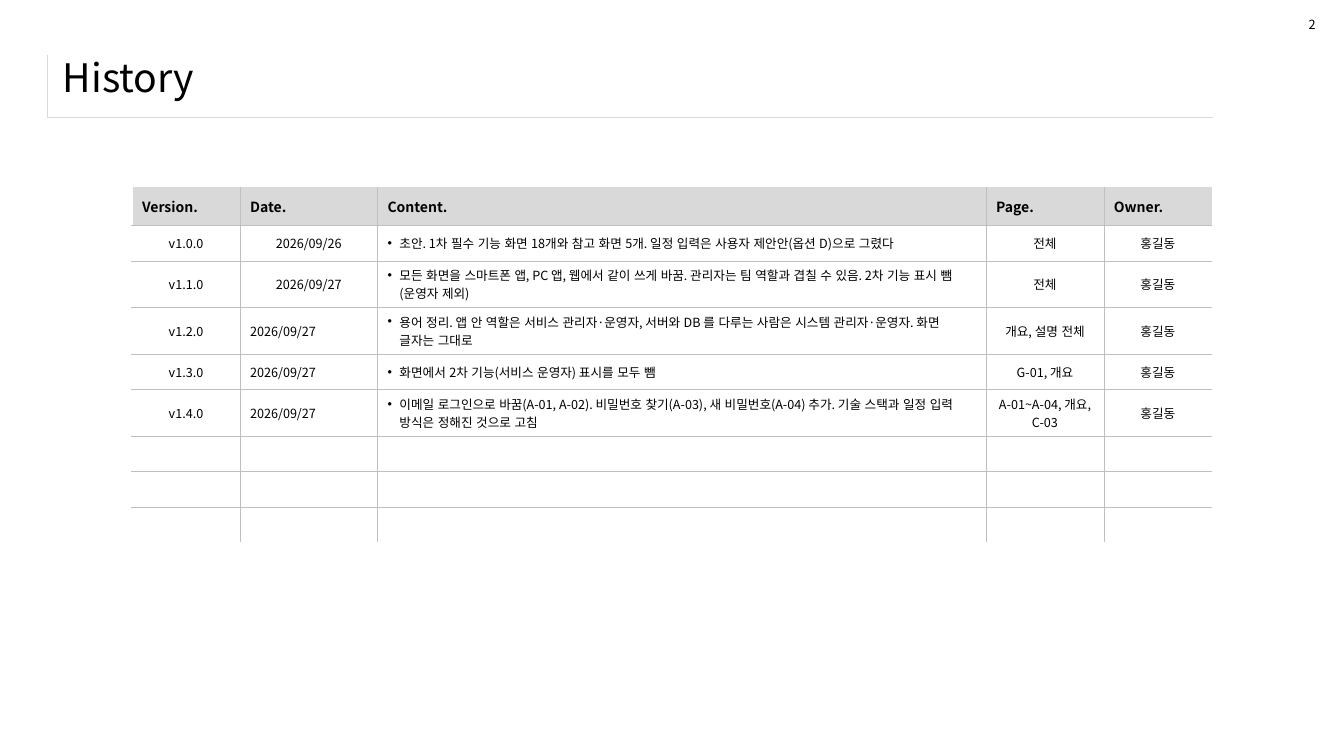
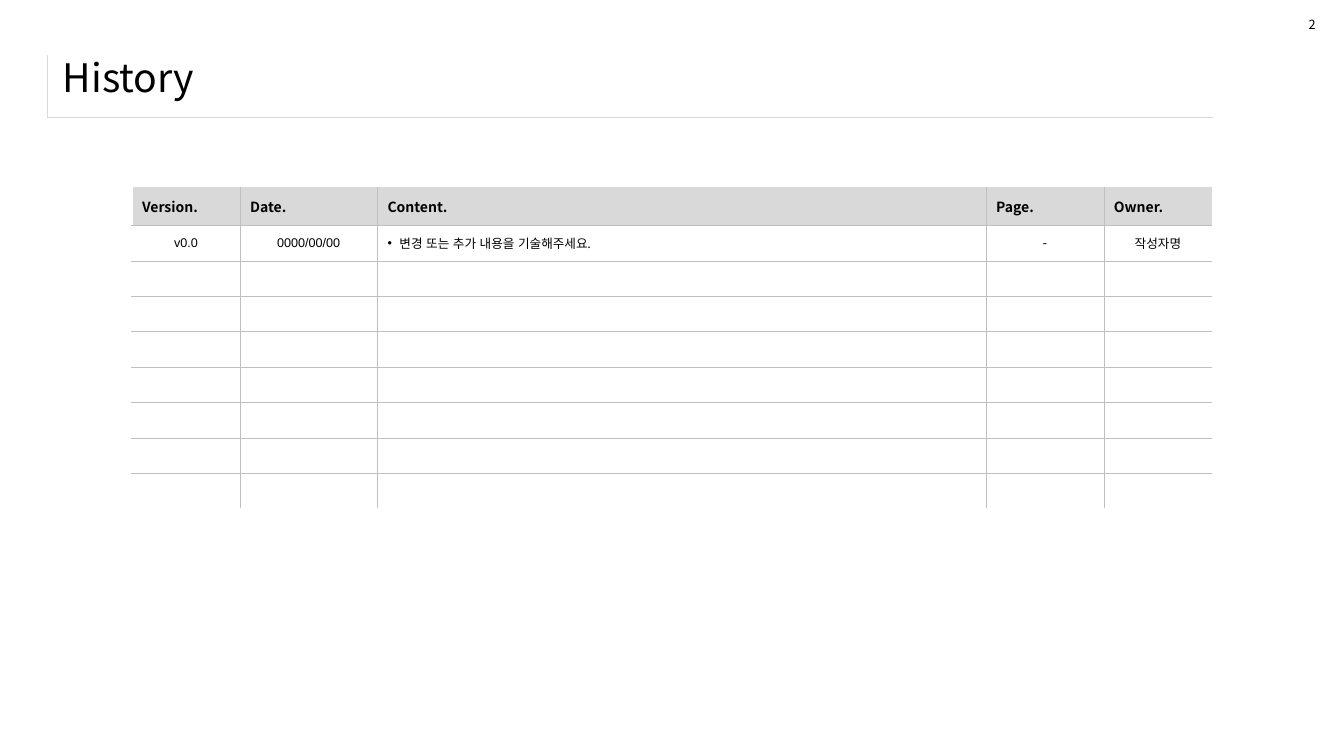
Before and after one commit to CatPope/agent-harness, a slide deck: slide 2 of skills/project-docs/screen-design-doc/templates/[양식] 화면설계서.pptx. Drawn at 1344x756 pixels with LibreOffice and Linux fonts; fonts in the diff are those of the drawing. Boxes give left, top, right and bottom in pixels: in the first picture for what was removed or moved away, otherwise in the second. Text is boxed around its words. In the diff, an @@ line names an element or a change of style, - is before the commit and + after.

```diff
--- a/skills/project-docs/screen-design-doc/templates/[양식] 화면설계서.pptx
+++ b/skills/project-docs/screen-design-doc/templates/[양식] 화면설계서.pptx
@@ table at [132,188,1212,509] @@
-row 2: v1.0.0 | 2026/09/26 | 초안. 1차 필수 기능 화면 18개와 참고 화면 5개. 일정 입력은 사용자 제안안(옵션 D)으로 그렸다 | 전체 | 홍길동
-row 3: v1.1.0 | 2026/09/27 | 모든 화면을 스마트폰 앱, PC 앱, 웹에서 같이 쓰게 바꿈. 관리자는 팀 역할과 겹칠 수 있음. 2차 기능 표시 뺌(운영자 제외) | 전체 | 홍길동
-row 4: v1.2.0 | 2026/09/27 | 용어 정리. 앱 안 역할은 서비스 관리자·운영자, 서버와 DB 를 다루는 사람은 시스템 관리자·운영자. 화면 글자는 그대로 | 개요, 설명 전체 | 홍길동
-row 5: v1.3.0 | 2026/09/27 | 화면에서 2차 기능(서비스 운영자) 표시를 모두 뺌 | G-01, 개요 | 홍길동
-row 6: v1.4.0 | 2026/09/27 | 이메일 로그인으로 바꿈(A-01, A-02). 비밀번호 찾기(A-03), 새 비밀번호(A-04) 추가. 기술 스택과 일정 입력 방식은 정해진 것으로 고침 | A-01~A-04, 개요, C-03 | 홍길동
+row 2: v0.0 | 0000/00/00 | 변경 또는 추가 내용을 기술해주세요. | - | 작성자명
+row 6:  |  |  |  | 
+row 7:  |  |  |  | 
+row 8:  |  |  |  | 
+row 9:  |  |  |  | 
```
Also in this commit, not shown: 4 other slides changed, 4 slides added, 7 slides removed, 3 other files.
